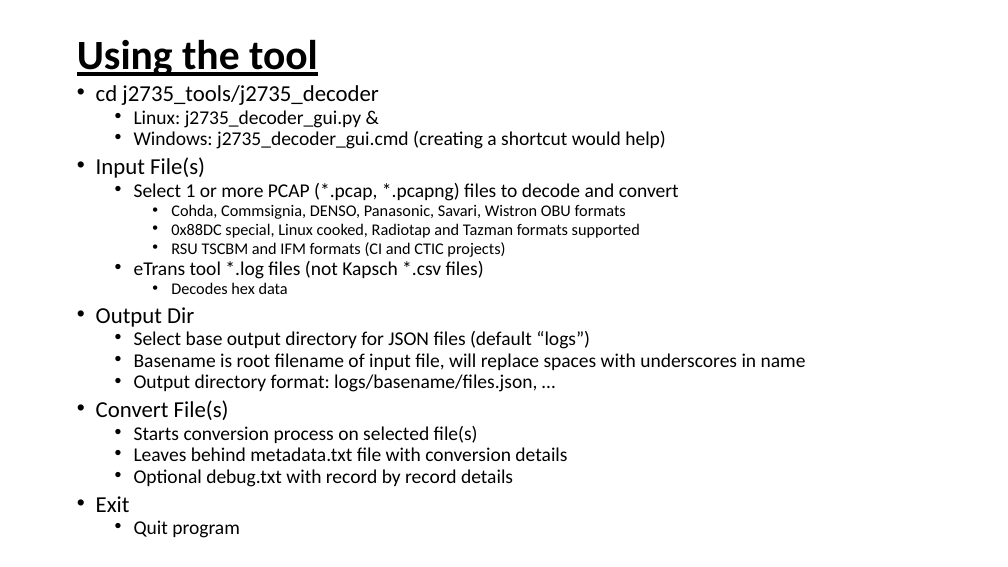
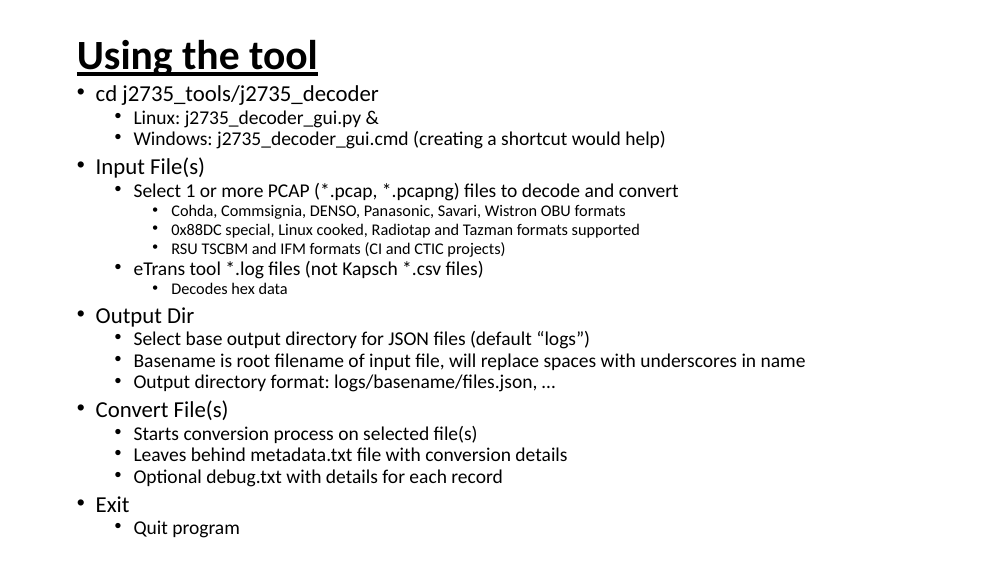
Before and after one commit to nprobert/j2735_tools, a slide deck: slide 3 of docs/NTCNA PCAP Decoder JSON Converter.pptx. Drawn at 1008x567 pixels with LibreOffice and Linux fonts; fonts in the diff are those of the drawing. Boxes give left, top, right and bottom in pixels: in the first picture for what was removed or moved away, otherwise in the second. Text is boxed around its words. In the diff, an @@ line names an element or a change of style, - is before the commit and + after.

```diff
--- a/docs/NTCNA PCAP Decoder JSON Converter.pptx
+++ b/docs/NTCNA PCAP Decoder JSON Converter.pptx
@@ text at (x1=134, y1=469, x2=502, y2=487): text changed @@
-  • Optional debug.txt with record by record details
+  • Optional debug.txt with details for each record
```
Also in this commit, not shown: 8 other slides changed, 2 slides added, 2 slides removed.
